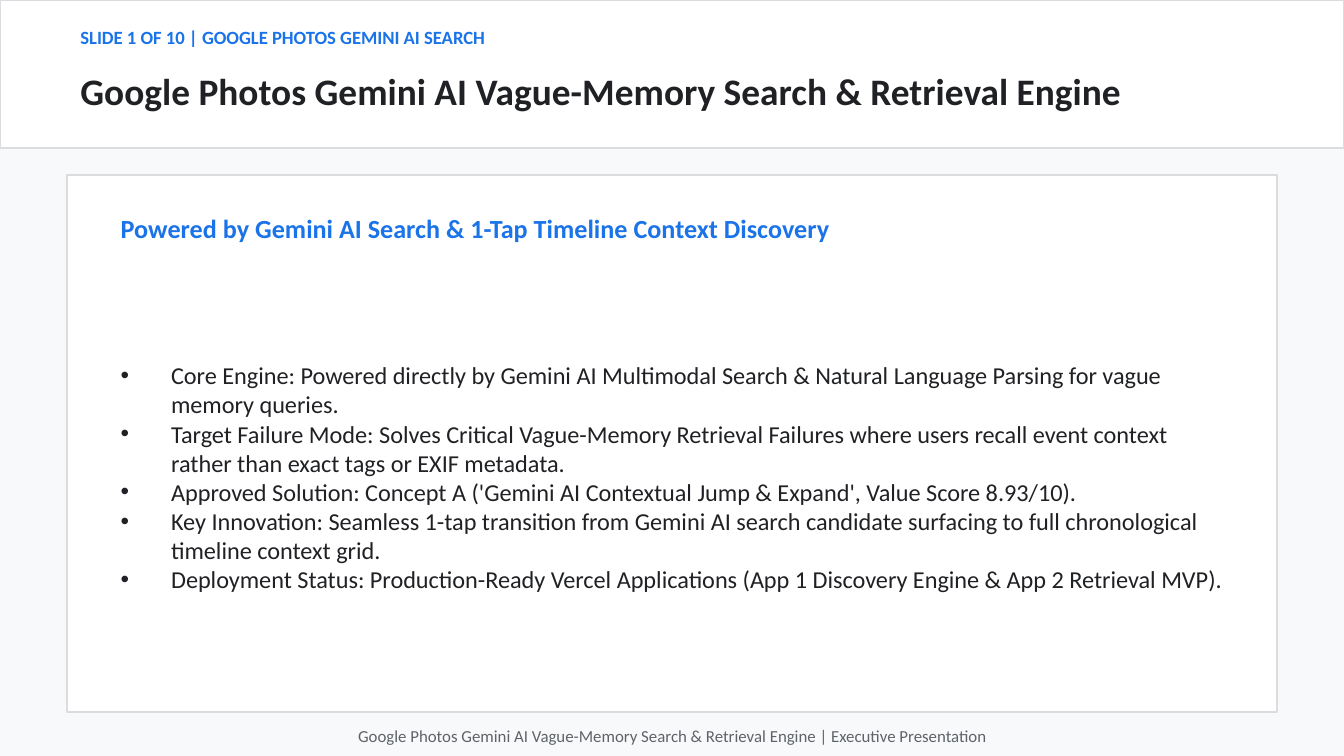
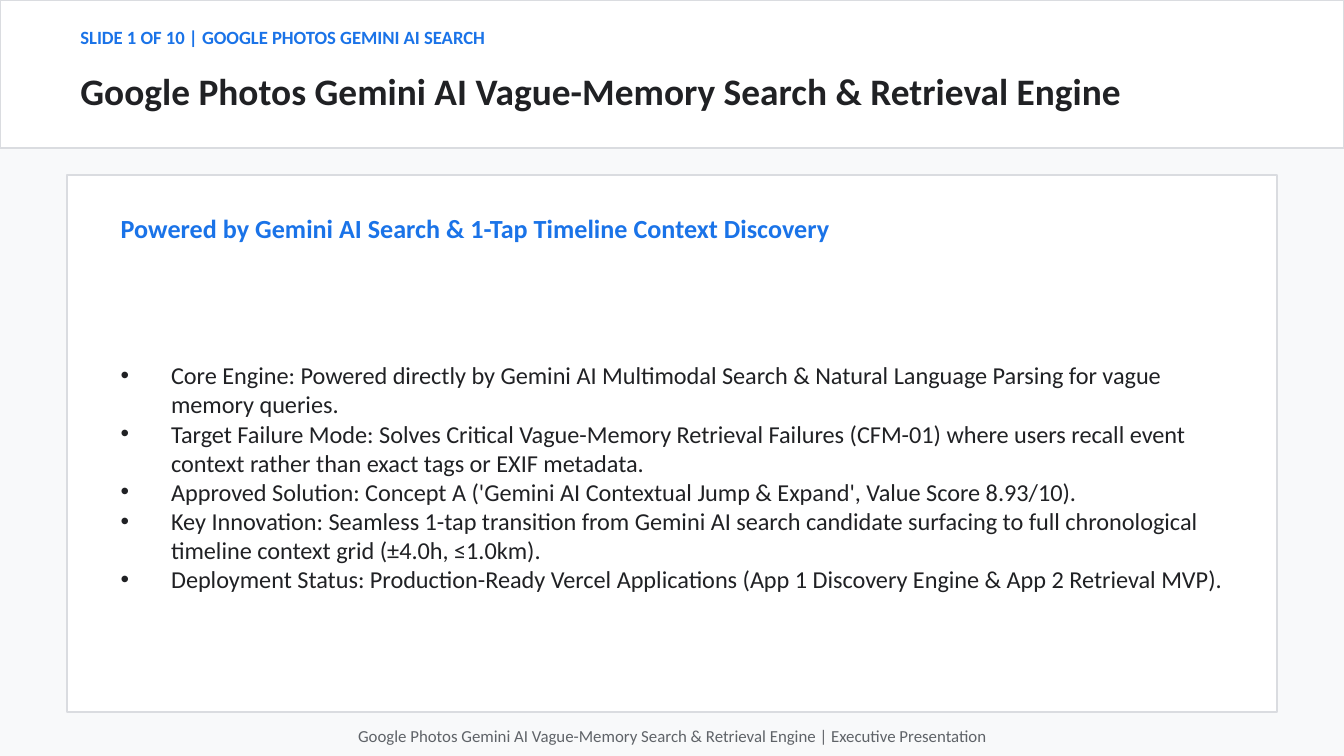
Before and after one commit to hatakekakashi05/google-photos-vague-memory-, a slide deck: slide 1 of output/google_photos_vague_memory_presentation.pptx. Drawn at 1344x756 pixels with LibreOffice and Linux fonts; fonts in the diff are those of the drawing. Boxes give left, top, right and bottom in pixels: in the first picture for what was removed or moved away, otherwise in the second. Text is boxed around its words. In the diff, an @@ line names an element or a change of style, - is before the commit and + after.

```diff
--- a/output/google_photos_vague_memory_presentation.pptx
+++ b/output/google_photos_vague_memory_presentation.pptx
@@ text at (171, 425, 1185, 476): text changed @@
-• Target Failure Mode: Solves Critical Vague-Memory Retrieval Failures where users recall event context rather than exact tags or EXIF metadata.
+• Target Failure Mode: Solves Critical Vague-Memory Retrieval Failures (CFM-01) where users recall event context rather than exact tags or EXIF metadata.
@@ text at (171, 513, 1197, 563): text changed @@
-• Key Innovation: Seamless 1-tap transition from Gemini AI search candidate surfacing to full chronological timeline context grid.
+• Key Innovation: Seamless 1-tap transition from Gemini AI search candidate surfacing to full chronological timeline context grid (±4.0h, ≤1.0km).
```
Also in this commit, not shown: 6 other slides changed, 4 other files.
